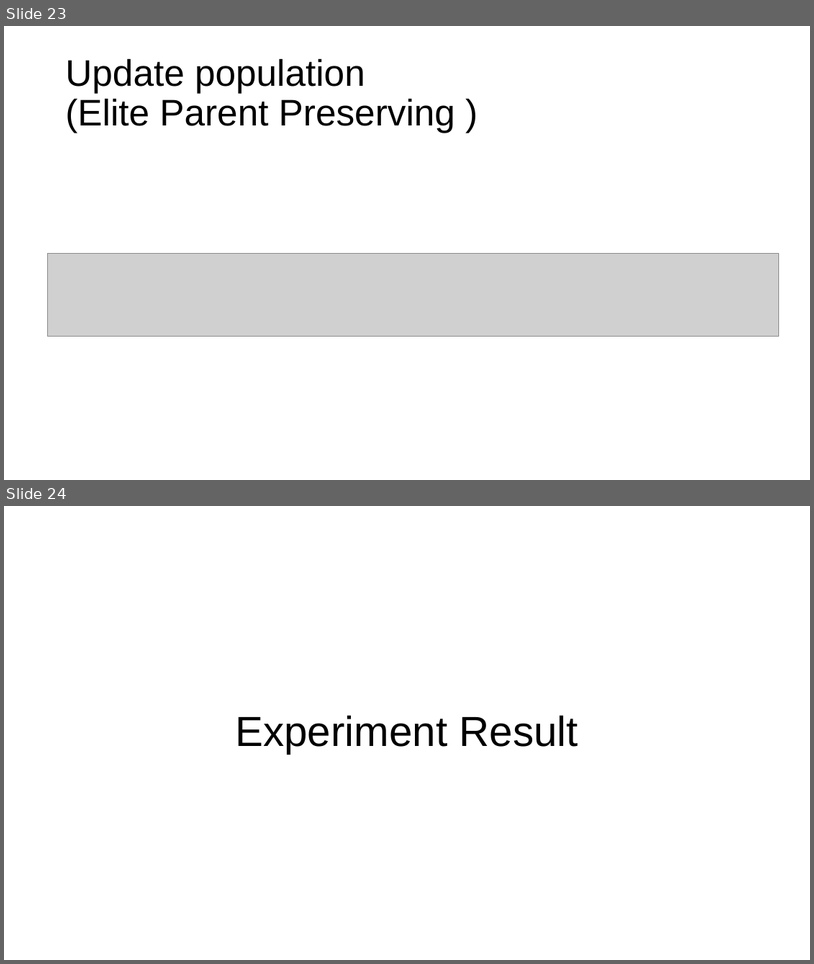
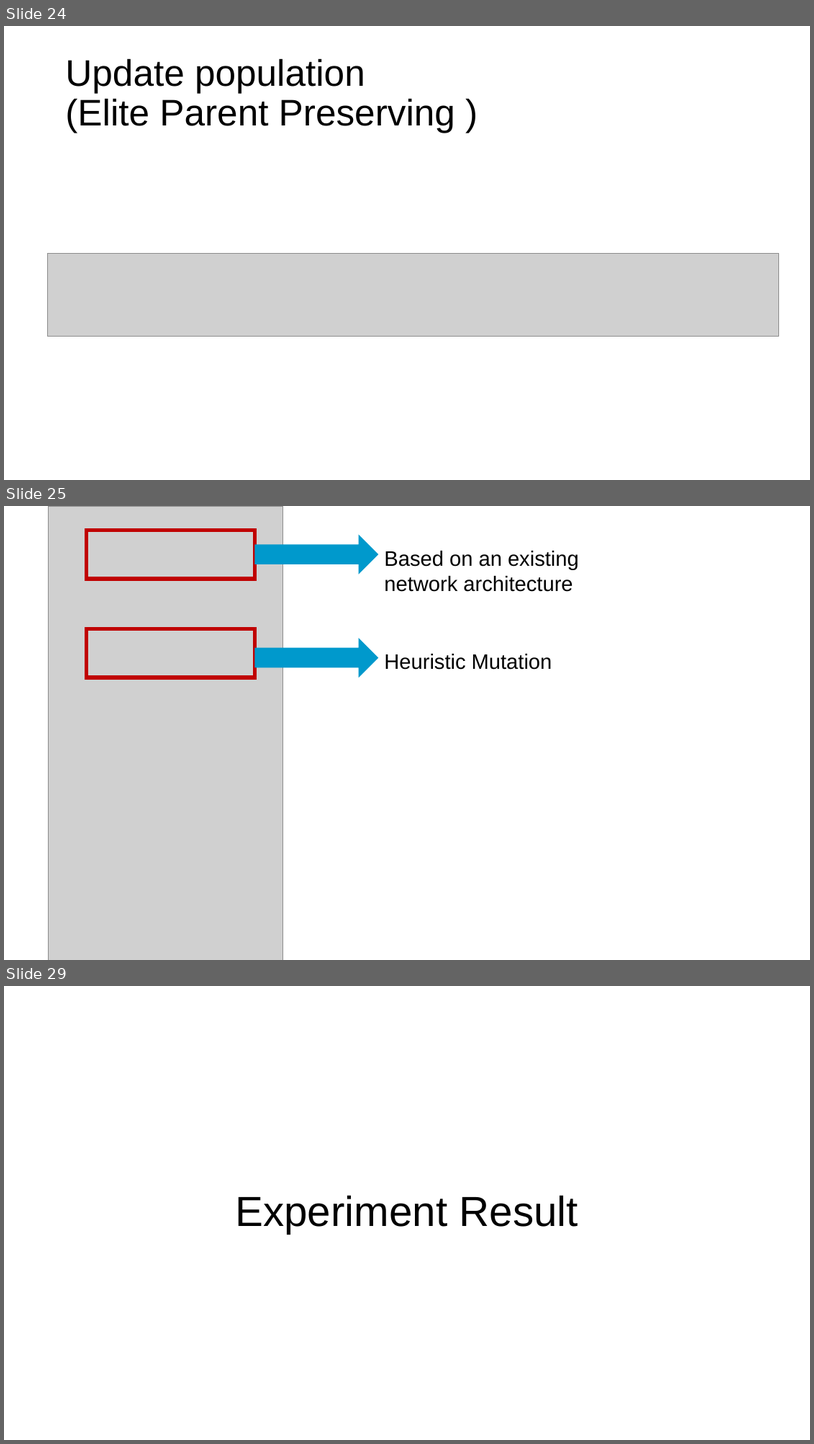
Before and after one commit to RangerX-36917/evoNAS, a slide deck: pre/final/5.9_final_report.pptx. Shown one above the other, each under a label of ours: slides 23 and 24 before the commit, slides 24, 25 and 29 after it; the slides between them are not shown. The pictures are 814x964 and 814x1444 pixels, drawn with LibreOffice and Linux fonts; fonts in the diff are those of the drawing; grey boxes stand for pictures. Boxes give left, top, right and bottom in pixels: in the first picture for what was removed or moved away, otherwise in the second. Text is boxed around its words. In the diff, an @@ line names an element or a change of style, - is before the commit and + after.

```diff
--- a/pre/final/5.9_final_report.pptx
+++ b/pre/final/5.9_final_report.pptx
@@ slide 25 added at <box>4,506,810,960</box>, background #FFFFFF @@
@@ picture added at <box>49,506,283,960</box> @@
@@ rectangle added at <box>87,530,255,579</box>, outline #C00000 4.5 pt @@
@@ right arrow added at <box>255,534,379,574</box>, fill #0099CC @@
@@ text added at <box>384,551,579,592</box>, 25 pt, text #000000 @@
+Based on an existing
+network architecture
@@ rectangle added at <box>87,629,255,678</box>, outline #C00000 4.5 pt @@
@@ right arrow added at <box>255,638,379,678</box>, fill #0099CC @@
@@ text added at <box>384,654,553,669</box>, 25 pt, text #000000 @@
+Heuristic Mutation
@@ what was slide 23 is now slide 24 @@
@@ what was slide 24 is now slide 29 @@
```
Also in this commit, not shown: 4 slides changed, 4 other slides added, 1 other file.
